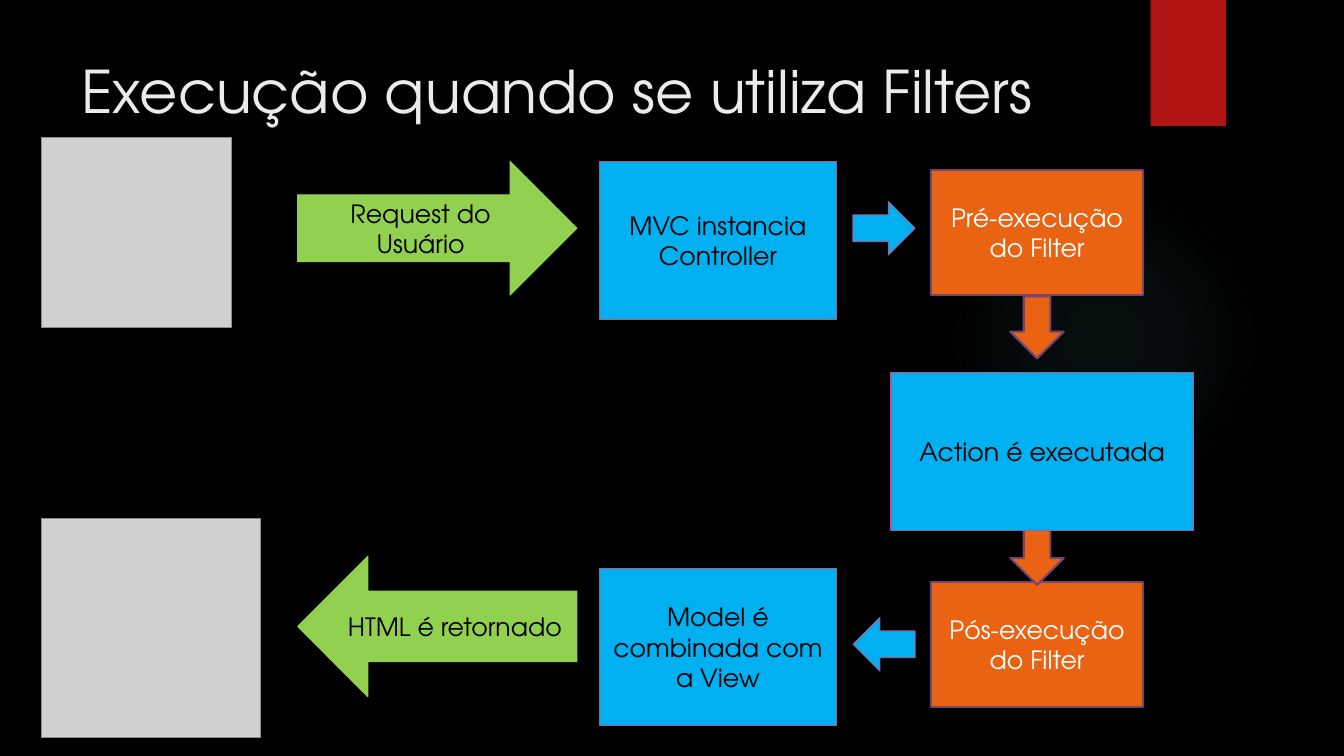
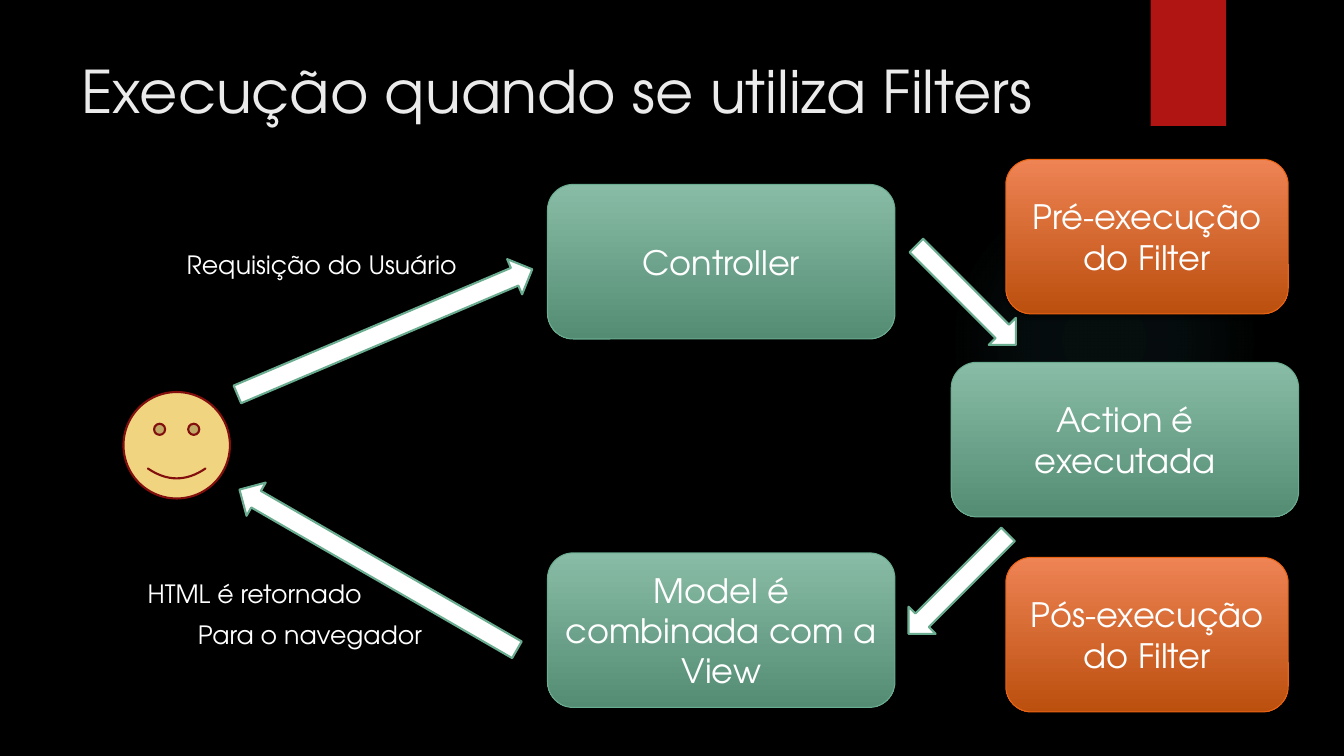
Before and after one commit to leolana/AspnetMvcLab, a slide deck: slide 27 of Presentation/AspNetMvc.pptx (slide 23 before the commit). Drawn at 1344x756 pixels with LibreOffice and Linux fonts; fonts in the diff are those of the drawing; grey boxes stand for pictures; background and template pictures are left out. Boxes give left, top, right and bottom in pixels: in the first picture for what was removed or moved away, otherwise in the second. Text is boxed around its words. In the diff, an @@ line names an element or a change of style, - is before the commit and + after.

```diff
--- a/Presentation/AspNetMvc.pptx
+++ b/Presentation/AspNetMvc.pptx
@@ picture removed at bbox=[42, 137, 233, 328] @@
@@ rectangle removed at bbox=[600, 161, 837, 320] @@
-MVC instancia Controller
@@ rounded rectangle "Pré-execução do Filter": place and size @@
-rounded rectangle "Pré-execução do Filter" at bbox=[931, 169, 1143, 294]
+rounded rectangle "Pré-execução do Filter" at bbox=[1006, 159, 1289, 314]
@@ rounded rectangle "Pré-execução do Filter" at bbox=[1006, 159, 1289, 314]: size 18 to 24 pt; rectangle to rounded rectangle; fill #EA6312 to gradient #EE8455 to #BC4F0E; outline #754673 1.5 pt to #EA6312 0.75 pt; shadow on @@
@@ text in right arrow at bbox=[350, 204, 491, 265]: text removed @@
-Request do Usuário
@@ rounded rectangle added at bbox=[547, 185, 895, 339], fill gradient #89BDA7 to #538C74, outline #6AAC90 0.75 pt, 24 pt, text #FFFFFF @@
+Controller
@@ right arrow removed at bbox=[853, 202, 915, 255] @@
@@ right arrow added at bbox=[903, 232, 1030, 359], fill #FFFFFF, outline #6AAC90 1.5 pt @@
@@ text added at bbox=[187, 255, 457, 281], 18 pt, text #FFFFFF @@
+Requisição do Usuário
@@ right arrow at bbox=[230, 251, 540, 412]: fill #92D050 to #FFFFFF; outline #92D050 0.75 pt to #6AAC90 1.5 pt; rotation 0 to 337 degrees @@
@@ right arrow removed at bbox=[1011, 296, 1064, 358] @@
@@ rounded rectangle "Action é executada" at bbox=[952, 362, 1300, 516]: size 18 to 24 pt, text colour #000000 to #FFFFFF; rectangle to rounded rectangle; fill #00B0F0 to gradient #89BDA7 to #538C74; outline #9E5E9B 0.75 pt to #6AAC90 0.75 pt; shadow on @@
@@ rounded rectangle "Action é executada": place and size @@
-rounded rectangle "Action é executada" at bbox=[891, 373, 1194, 531]
+rounded rectangle "Action é executada" at bbox=[952, 362, 1300, 516]
@@ smiley face added at bbox=[123, 392, 230, 499], fill #F0D47F, outline #82100E 1.5 pt @@
@@ right arrow added at bbox=[230, 473, 527, 666], fill #FFFFFF, outline #6AAC90 1.5 pt @@
@@ picture removed at bbox=[42, 518, 261, 737] @@
@@ right arrow added at bbox=[895, 520, 1022, 647], fill #FFFFFF, outline #6AAC90 1.5 pt @@
@@ right arrow removed at bbox=[1011, 523, 1064, 585] @@
@@ rounded rectangle "Model é combinada com a ...": place and size @@
-rounded rectangle "Model é combinada com a ..." at bbox=[600, 569, 837, 727]
+rounded rectangle "Model é combinada com a ..." at bbox=[547, 554, 895, 708]
@@ rounded rectangle "Model é combinada com a ..." at bbox=[547, 554, 895, 708]: size 18 to 24 pt, text colour #000000 to #FFFFFF; rectangle to rounded rectangle; fill #00B0F0 to gradient #89BDA7 to #538C74; outline #9E5E9B 0.75 pt to #6AAC90 0.75 pt; shadow on @@
@@ rounded rectangle "Pós-execução do Filter" at bbox=[1006, 558, 1289, 712]: size 18 to 24 pt; rectangle to rounded rectangle; fill #EA6312 to gradient #EE8455 to #BC4F0E; outline #754673 1.5 pt to #EA6312 0.75 pt; shadow on @@
@@ rounded rectangle "Pós-execução do Filter": place and size @@
-rounded rectangle "Pós-execução do Filter" at bbox=[931, 582, 1143, 707]
+rounded rectangle "Pós-execução do Filter" at bbox=[1006, 558, 1289, 712]
@@ text "HTML é retornado": place and size @@
-text "HTML é retornado" at bbox=[297, 557, 577, 698]
+text "HTML é retornado" at bbox=[148, 584, 362, 604]
@@ text "HTML é retornado" at bbox=[148, 584, 362, 604]: text colour #000000 to #FFFFFF; vertical alignment middle to top; fill #92D050 to none; outline #92D050 0.75 pt to none @@
@@ text added at bbox=[198, 625, 422, 650], 18 pt, text #FFFFFF @@
+Para o navegador
@@ right arrow removed at bbox=[853, 618, 915, 671] @@
```
Also in this commit, not shown: 5 other slides changed, 6 slides added, 3 slides removed.
